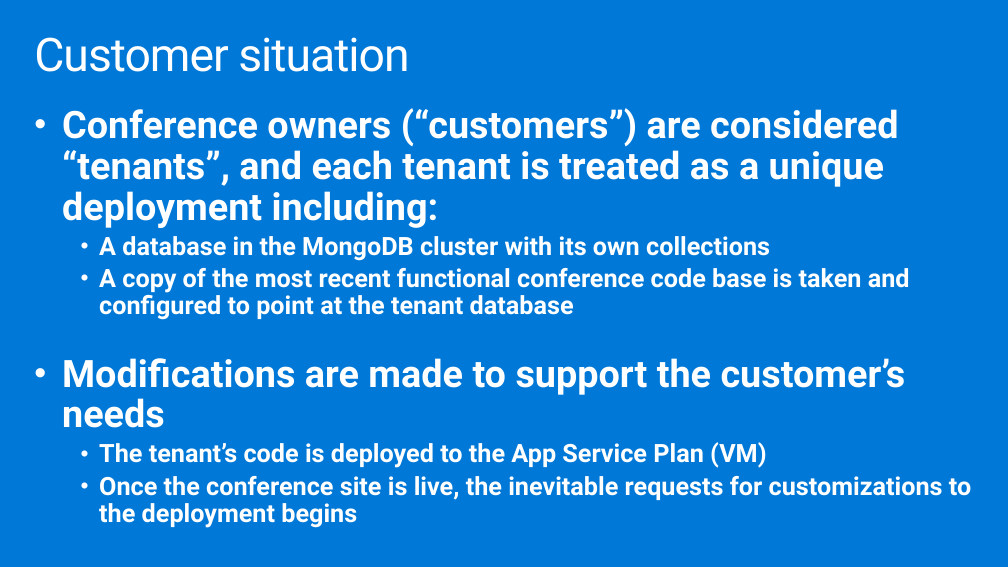
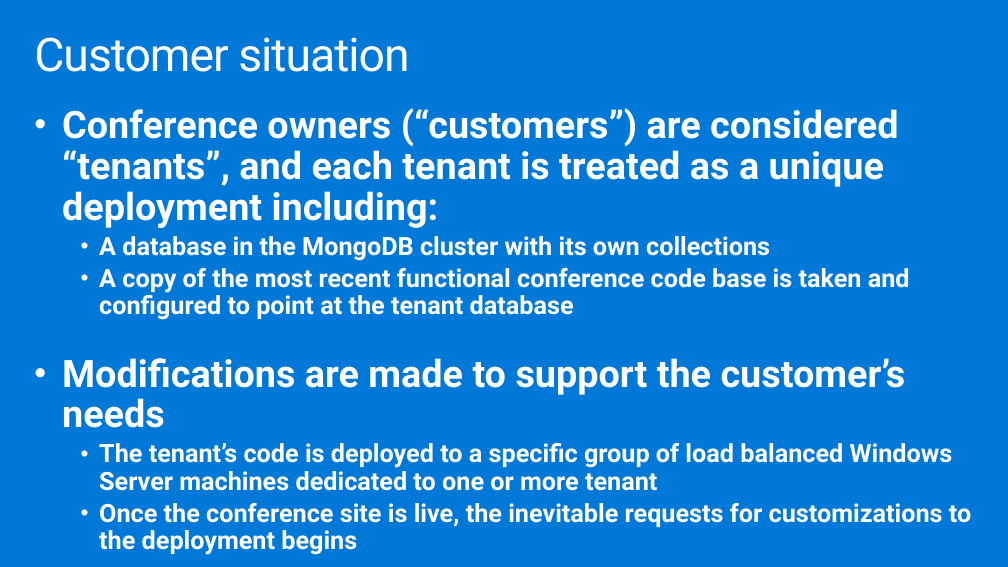
Before and after one commit to yaoshixin007/MCW-Containers-and-DevOps, a slide deck: slide 8 of Whiteboard design session/WDS trainer presentation - Containers and DevOps.pptx. Drawn at 1008x567 pixels with LibreOffice and Linux fonts; fonts in the diff are those of the drawing. Boxes give left, top, right and bottom in pixels: in the first picture for what was removed or moved away, otherwise in the second. Text is boxed around its words. In the diff, an @@ line names an element or a change of style, - is before the commit and + after.

```diff
--- a/Whiteboard design session/WDS trainer presentation - Containers and DevOps.pptx
+++ b/Whiteboard design session/WDS trainer presentation - Containers and DevOps.pptx
@@ text at bbox=[99, 443, 953, 491]: text changed @@
-    • The tenant’s code is deployed to the App Service Plan (VM)
+    • The tenant’s code is deployed to a specific group of load balanced Windows Server machines dedicated to one or more tenant
```
Also in this commit, not shown: 8 other slides changed, 1 slide removed, 8 other files.
